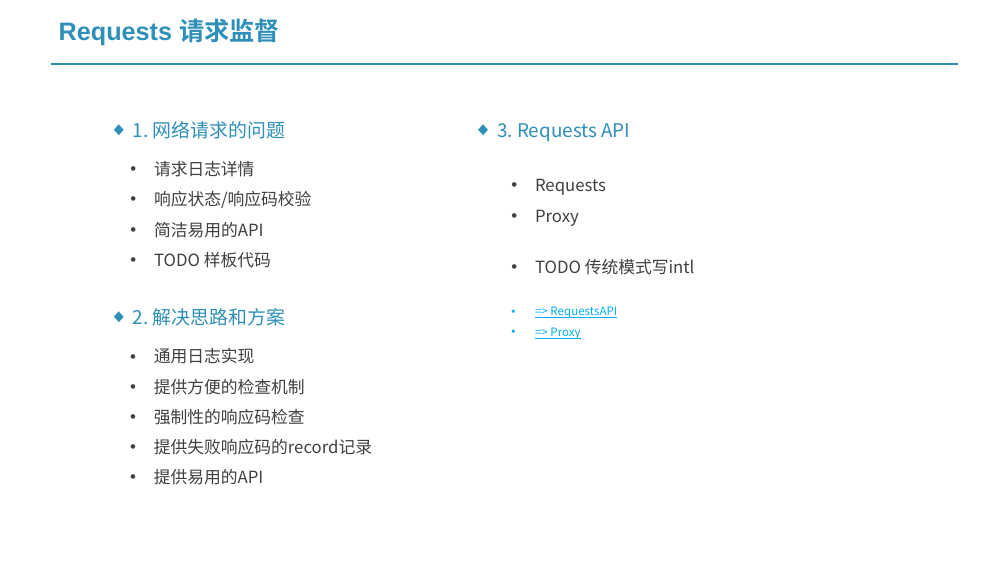
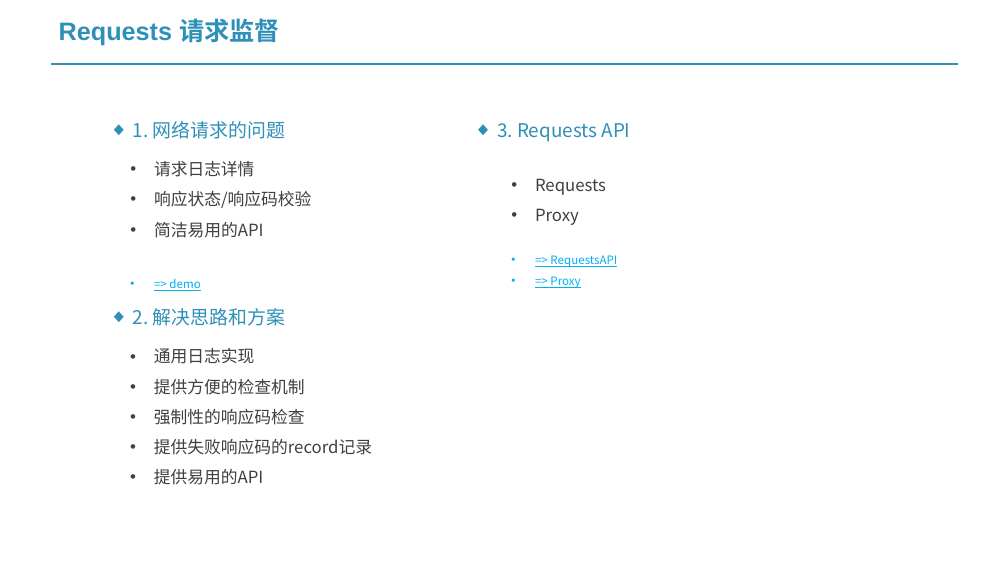
Before and after one commit to project-vrml/vrml, a slide deck: slide 10 of 基于Vavr的开发工具集.pptx. Drawn at 1008x567 pixels with LibreOffice and Linux fonts; fonts in the diff are those of the drawing. Boxes give left, top, right and bottom in pixels: in the first picture for what was removed or moved away, otherwise in the second. Text is boxed around its words. In the diff, an @@ line names an element or a change of style, - is before the commit and + after.

```diff
--- a/基于Vavr的开发工具集.pptx
+++ b/基于Vavr的开发工具集.pptx
@@ text at (535, 259, 695, 275): paragraph removed @@
-• TODO 传统模式写intl
@@ text at (169, 279, 200, 291): text changed; size 16 to 11 pt; text colour #404040 to #00B0F0 @@
-• TODO 样板代码
+• => demo
```
Also in this commit, not shown: 3 other slides changed, 1 slide added, 1 slide removed, 11 other files.
